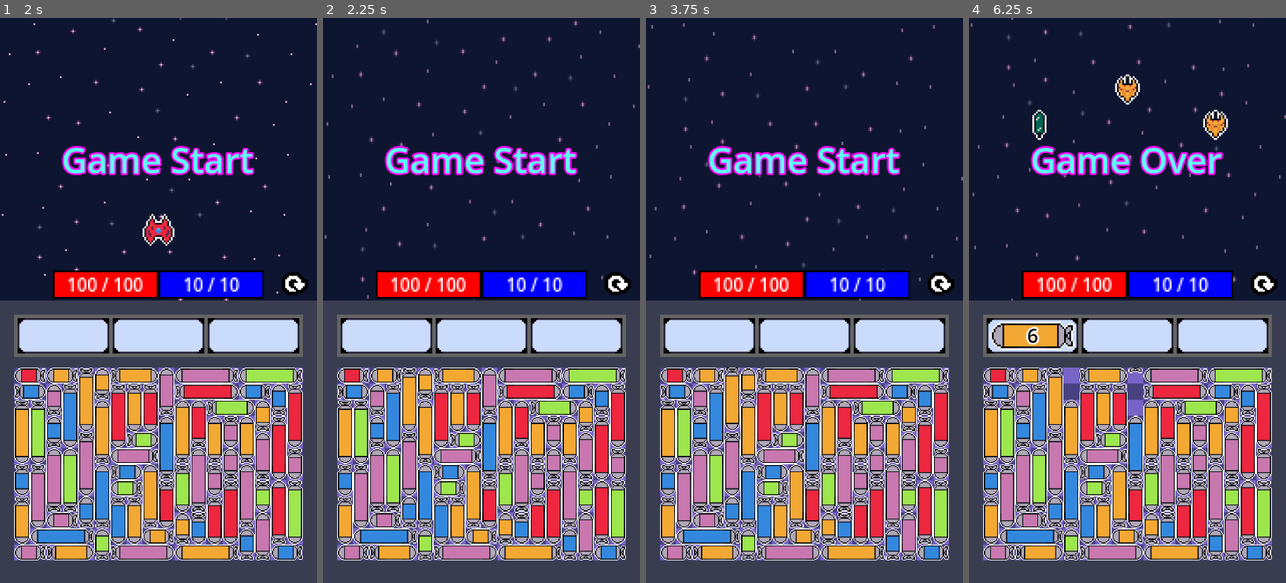
Above: before the commit, frames 1-4 (left to right).
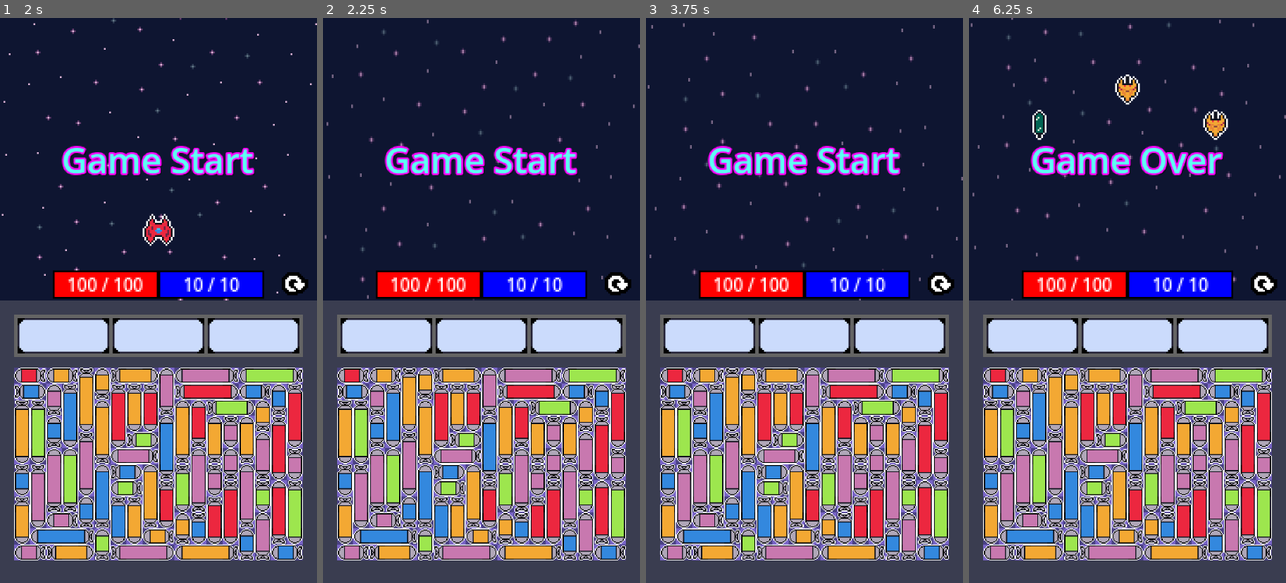
Above: after the commit, the same moments.

Repository: ZoNaDak/GalaxyPuzzleShooter_ProtoType
Game: Godot game, scene res://game/scenes/title/title_scene.tscn
Two runs of this game, one before a commit and one after it. Both use one fixed random seed, a clock stepped at 60 frames per second and the inputs below.
Inputs (mouse positions are in pixels of both pictures, inside the frame that each line leads up to):
- Up to frame 1 (2 s): click "Game Start" at 0.5 s; tap Enter at 1.25 s; move the mouse to (31, 373) at 1.27 s; tap 2 at 1.35 s; click (31, 373) at 1.42 s
- Up to frame 2 (2.25 s): move the mouse to (386, 373) at 2.02 s; tap 1 at 2.1 s; click (386, 373) at 2.17 s
- Up to frame 3 (3.75 s): click (940, 283) at 2.75 s; move the mouse to (731, 402) at 3.52 s; tap 2 at 3.6 s; click (731, 402) at 3.67 s
- Up to frame 4 (6.25 s): move the mouse to (1070, 385) at 4.27 s; tap 1 at 4.35, 5.85 s; click (1070, 385) at 4.42 s; move the mouse to (1102, 373) at 5.02 s; tap 2 at 5.1 s; click (1102, 373) at 5.17 s; move the mouse to (1137, 390) at 5.77 s; click (1137, 390) at 5.92 s

Frame 1 is identical in both runs. In frame 2, 0.1% of the frame differs, in the area x 14-26%, y 61-65%; in frame 3, 0.1%; in frame 4, 1.9%, in the area x 6-56%, y 53-71%.

Commit message:
Add Missile Puzzle Input Enable

Diff:
--- a/wool-galaxy-proto/game/scenes/main/flow/states/boss_stage_flow_state.gd
+++ b/wool-galaxy-proto/game/scenes/main/flow/states/boss_stage_flow_state.gd
@@ -13,7 +13,7 @@
 	return StateType.BOSS_STAGE
 
 func begin() -> void:
-	pass
+	_context.missile_puzzle_board.set_input_enable(true)
 
 @warning_ignore("unused_parameter")
 func update(delta_time: float) -> StateType:
@@ -23,6 +23,6 @@
 	return StateType.NONE
 
 func end() -> void:
-	pass
+	_context.missile_puzzle_board.set_input_enable(false)
 
 #endregion
--- a/wool-galaxy-proto/game/scenes/main/flow/states/common_stage_flow_state.gd
+++ b/wool-galaxy-proto/game/scenes/main/flow/states/common_stage_flow_state.gd
@@ -21,6 +21,8 @@
 		spawn_random_enemy(i)
 		_enemy_spawn_delay_arr.append(-1.0)
 
+	_context.missile_puzzle_board.set_input_enable(true)
+
 @warning_ignore("unused_parameter")
 func update(delta_time: float) -> StateType:
 	if get_is_game_over():
@@ -35,7 +37,7 @@
 	return StateType.NONE
 
 func end() -> void:
-	pass
+	_context.missile_puzzle_board.set_input_enable(false)
 
 #endregion
 
--- a/wool-galaxy-proto/game/scenes/main/flow/states/setup_stage_flow_state.gd
+++ b/wool-galaxy-proto/game/scenes/main/flow/states/setup_stage_flow_state.gd
@@ -24,6 +24,7 @@
 		_context.player.player_data.unreserve_missile_slot,
 		_context.player.player_data.equip_missile)
 	_context.missile_puzzle_board.initialize(missile_puzzle_callable_context)
+	_context.missile_puzzle_board.set_input_enable(false)
 
 	_context.player.player_data.on_equip_missile.connect(
 		_context.missile_slot_board.on_equip_missile)
--- a/wool-galaxy-proto/game/ui/missile_puzzle/missile_puzzle_board/missile_puzzle_board.gd
+++ b/wool-galaxy-proto/game/ui/missile_puzzle/missile_puzzle_board/missile_puzzle_board.gd
@@ -224,6 +224,14 @@
 		grid[cell.y][cell.x] = missile.get_instance_id()
 
 	missiles.append(missile)
+
+#endregion
+
+#region Set Input Enable
+
+func set_input_enable(is_enable: bool) -> void:
+	for missile in missiles:
+		missile.set_input_enable(is_enable)
 
 #endregion
 
--- a/wool-galaxy-proto/game/ui/missile_puzzle/missile_puzzle_pieces/missile_puzzle_piece.gd
+++ b/wool-galaxy-proto/game/ui/missile_puzzle/missile_puzzle_pieces/missile_puzzle_piece.gd
@@ -40,6 +40,8 @@
 var _state: MissilePieceState
 var _origin_position: Vector2
 
+var _is_input_enable: bool
+
 var _bump_tween: Tween
 
 #region Callable
@@ -83,6 +85,7 @@
 			missile_data.grid_pos.y * Consts.MISSILE_PUZZLE_BOARD_CELL_SIZE) \
 			 + _get_grid_pos_offset()
 
+	_is_input_enable = false
 	_state = MissilePieceState.IDLE
 
 	_is_initialized = true
@@ -111,7 +114,8 @@
 #region Event Methods
 
 func _gui_input(event: InputEvent) -> void:
-	if _state != MissilePieceState.IDLE \
+	if not _is_input_enable \
+		or _state != MissilePieceState.IDLE \
 		or _get_is_missile_exited_board.is_null():
 		return
 
@@ -225,6 +229,13 @@
 
 func get_missile_real_length() -> float:
 	return missile_data.get_my_real_length() / scale.x
+
+#endregion
+
+#region Set Input Enable
+
+func set_input_enable(is_enable: bool) -> void:
+	_is_input_enable = is_enable
 
 #endregion
 
